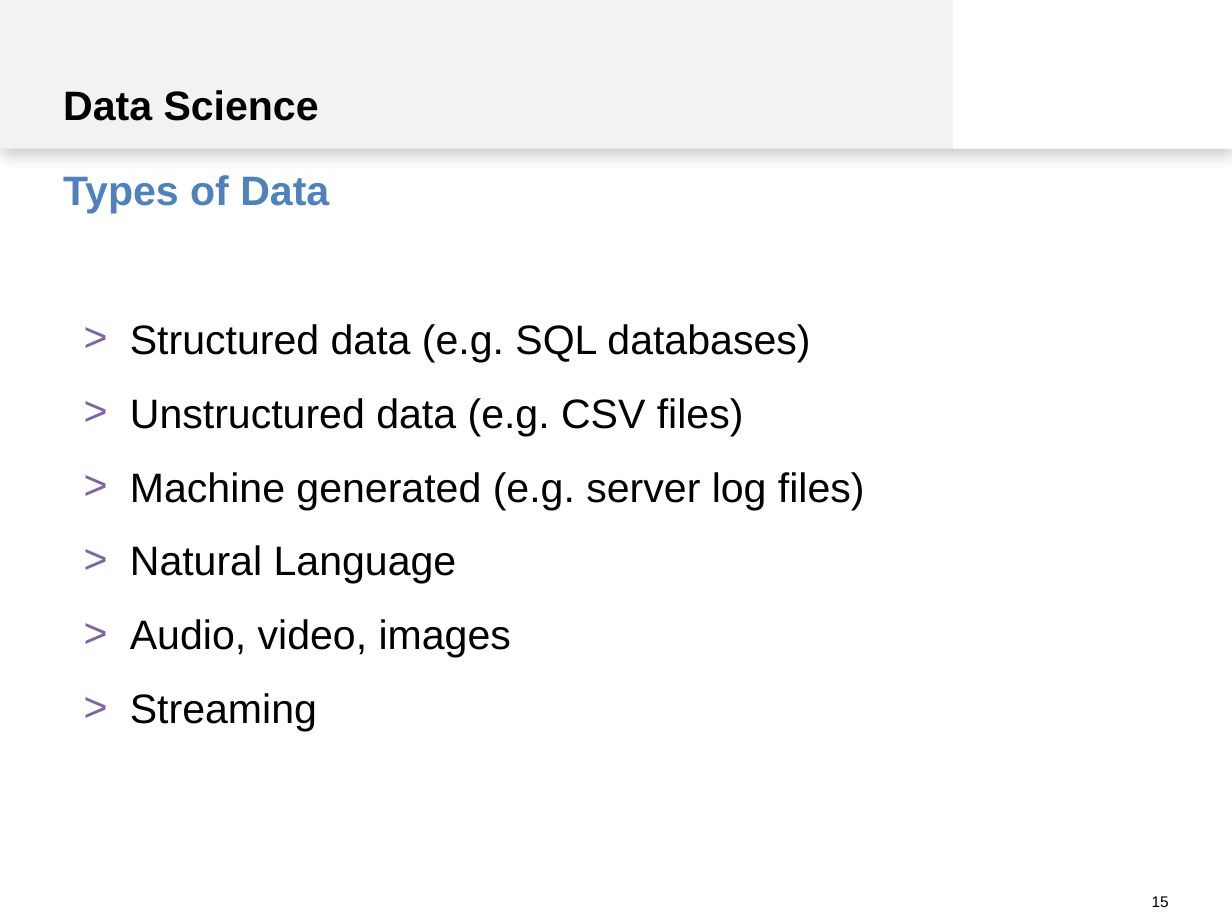
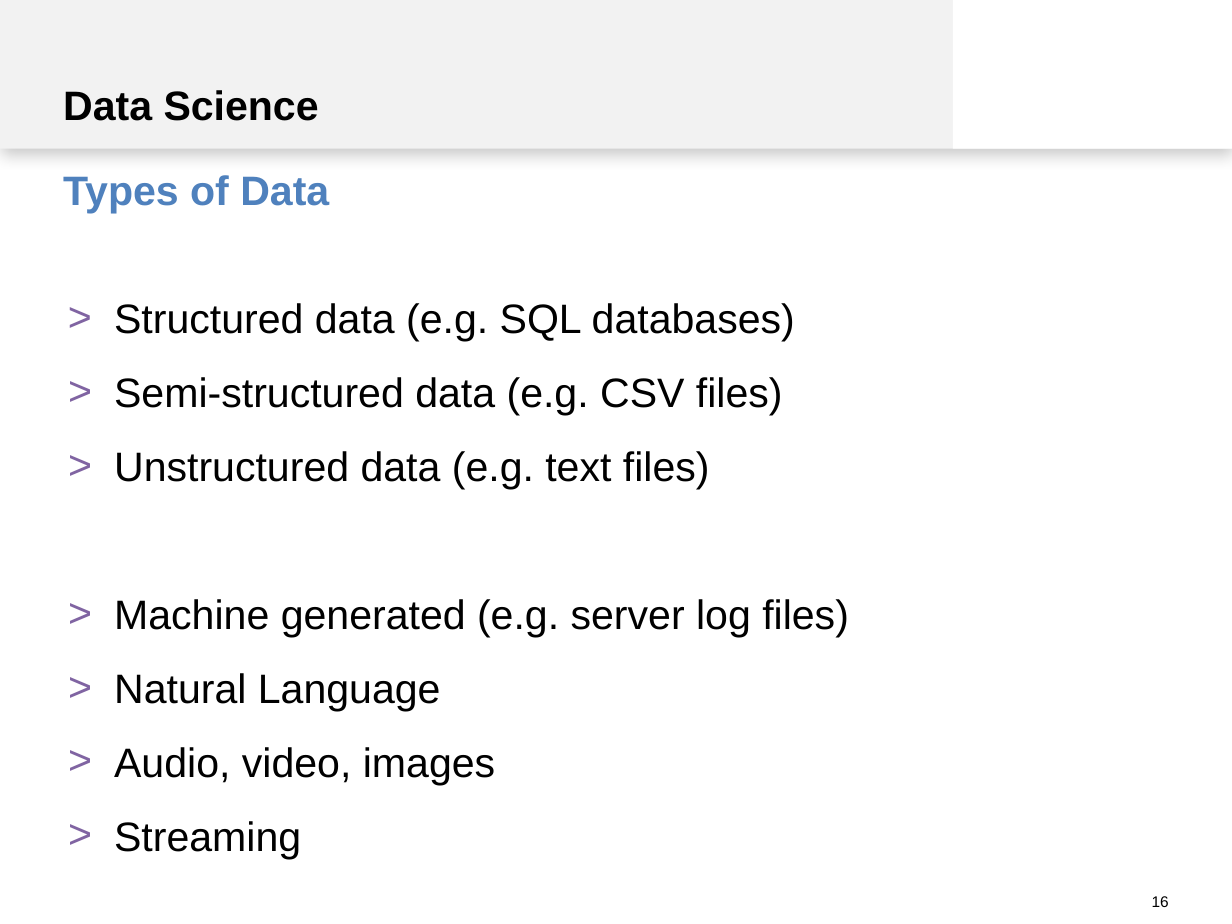
Before and after one commit to spinfo/LSS_DLwithText, a slide deck: slide 16 of docs/introduction.pptx (slide 15 before the commit). Drawn at 1232x924 pixels with LibreOffice and Linux fonts; fonts in the diff are those of the drawing. Boxes give left, top, right and bottom in pixels: in the first picture for what was removed or moved away, otherwise in the second. Text is boxed around its words. In the diff, an @@ line names an element or a change of style, - is before the commit and + after.

```diff
--- a/docs/introduction.pptx
+++ b/docs/introduction.pptx
@@ text "Structured data (e.g. SQL databases)": place and size @@
-text "Structured data (e.g. SQL databases)" at [130,324,865,732]
+text "Structured data (e.g. SQL databases)" at [114,303,849,859]
@@ text at [114,377,783,489]: text changed @@
-> Unstructured data (e.g. CSV files)
+> Semi-structured data (e.g. CSV files)
+> Unstructured data (e.g. text files)
@@ page number at [1152,896,1169,907]: text changed @@
-15
+16
```
Also in this commit, not shown: 4 other slides changed, 3 slides added, 1 other file.
